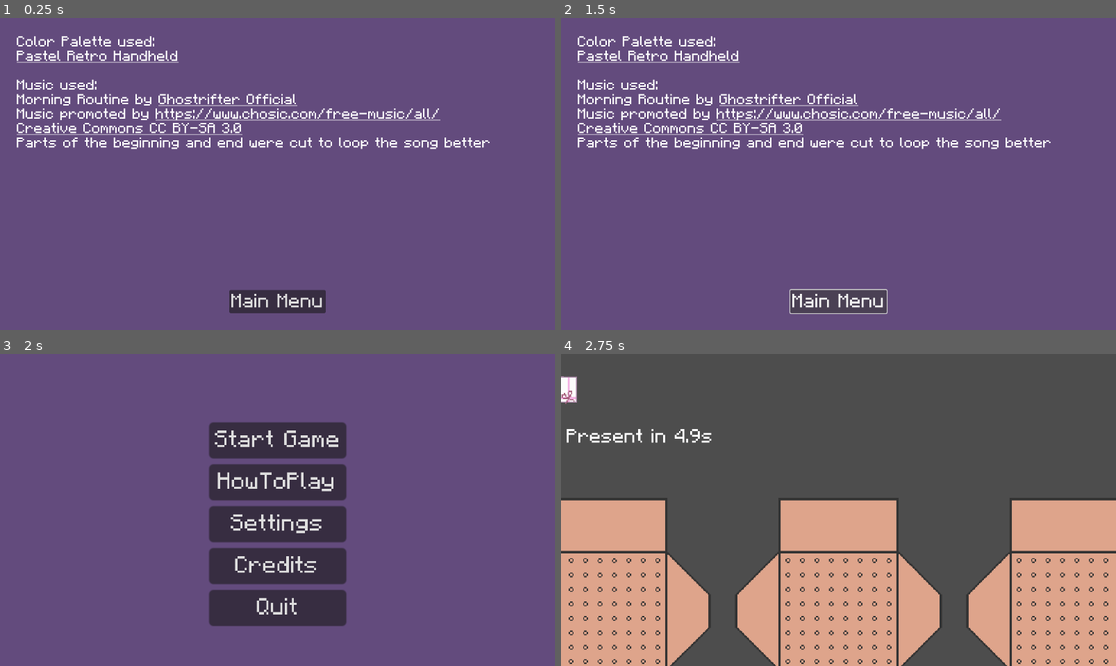
Above: before the commit, frames 1-4 (two rows, left to right).
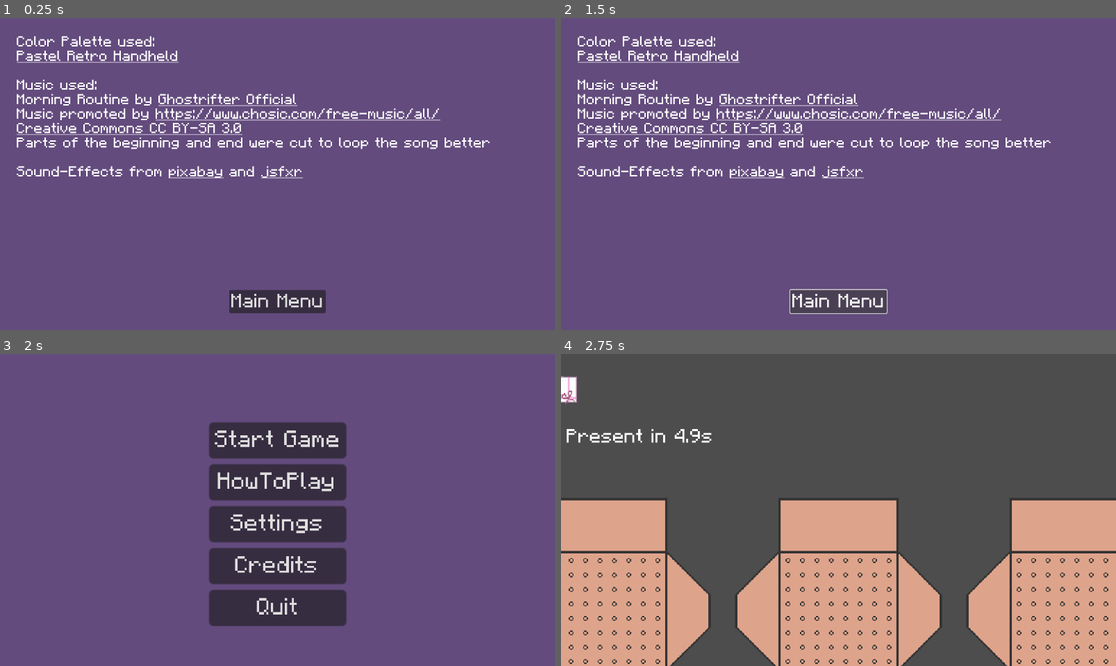
Above: after the commit, the same moments.

Repository: SuperDuperOrganisationsname/DevsThatJam9
Game: Godot game, scene res://scenes/menus/credits_menu.tscn
Same seed, same stepped clock (60 frames per second), same inputs: the game is played once before the commit and once after it. This scene is started directly instead of the project's main scene. Sound files missing from this copy of the repository are replaced by a short silence.
Inputs (mouse positions are in pixels of both pictures, inside the frame that each line leads up to):
- Up to frame 1 (0.25 s): no input
- Up to frame 2 (1.5 s): tap Enter at 0.5 s; move the mouse to (838, 158) at 0.52 s; press the mouse at (838, 158) at 0.53 s; release the mouse at (838, 158) at 1.25 s; click "Main Menu" at 1.25 s
- Up to frame 3 (2 s): no input
- Up to frame 4 (2.75 s): click "Start Game" at 2 s

The runs differ from the first frame. In frame 1, 0.7% of the frame differs, in the area x 3-55%, y 47-52%; in frame 2, 0.7%; in frame 3, nothing differs; in frame 4, nothing differs.

Commit message:
paper sound effect + credits + balancing

Diff:
--- a/scenes/main.tscn
+++ b/scenes/main.tscn
@@ -1,10 +1,11 @@
-[gd_scene load_steps=9 format=3 uid="uid://d4ep52oxx3stn"]
+[gd_scene load_steps=10 format=3 uid="uid://d4ep52oxx3stn"]
 
 [ext_resource type="Script" path="res://scripts/gameplay.gd" id="1_2ur0b"]
 [ext_resource type="PackedScene" uid="uid://csyvvlqifwl87" path="res://scenes/packing_grid.tscn" id="1_bkw12"]
 [ext_resource type="AudioStream" uid="uid://dwattfsgwgwrn" path="res://assets/sfx/ButtonPress.wav" id="2_dm3f6"]
 [ext_resource type="PackedScene" uid="uid://dadtonw6mrlp8" path="res://scenes/present_sfx_player.tscn" id="2_vh1fj"]
 [ext_resource type="Theme" uid="uid://8khgiwggp4ed" path="res://assets/basic_theme.tres" id="3_5xp6s"]
+[ext_resource type="AudioStream" uid="uid://u2o2e5b8hjl4" path="res://assets/sfx/PaperSlide.mp3" id="3_b1mlo"]
 [ext_resource type="PackedScene" uid="uid://cwphbbl83kjlq" path="res://scenes/shipping_box.tscn" id="5_cikjy"]
 [ext_resource type="PackedScene" uid="uid://cmifk04jd7edn" path="res://scenes/menus/pause_menu.tscn" id="6_nhbk8"]
 [ext_resource type="PackedScene" uid="uid://b6mewhejl0yka" path="res://scenes/menus/menu_button.tscn" id="7_a8slu"]
@@ -12,8 +13,11 @@
 [node name="Main" type="Node2D"]
 script = ExtResource("1_2ur0b")
 
-[node name="ButtonAudio" type="AudioStreamPlayer2D" parent="."]
+[node name="ButtonAudio" type="AudioStreamPlayer" parent="."]
 stream = ExtResource("2_dm3f6")
+
+[node name="PaperAudio" type="AudioStreamPlayer" parent="."]
+stream = ExtResource("3_b1mlo")
 
 [node name="GiftSFX" parent="." instance=ExtResource("2_vh1fj")]
 
--- a/scenes/menus/credits_menu.tscn
+++ b/scenes/menus/credits_menu.tscn
@@ -50,7 +50,9 @@
 Morning Routine by [url=https://soundcloud.com/ghostrifter-official]Ghostrifter Official[/url]
 Music promoted by [url]https://www.chosic.com/free-music/all/[/url]
 [url=https://creativecommons.org/licenses/by-sa/3.0/]Creative Commons CC BY-SA 3.0[/url]
-Parts of the beginning and end were cut to loop the song better"
+Parts of the beginning and end were cut to loop the song better
+
+Sound-Effects from [url=https://pixabay.com/sound-effects/paper-slide-89980/]pixabay[/url] and [url=https://pro.sfxr.me/]jsfxr[/url]"
 script = ExtResource("2_amum0")
 
 [node name="MenuButton" parent="MarginContainer/VSplitContainer" instance=ExtResource("1_wk540")]
--- a/scripts/gameplay.gd
+++ b/scripts/gameplay.gd
@@ -1,6 +1,6 @@
 extends Node2D
 
-@export var base_cd: float = 5.0
+@export var var_cd: float = 2.0
 
 const Options_Color: Array[int] = [0, 1, 2]
 const Options_Sizes: Array[Vector2i] = [Vector2i(2, 2), Vector2i(2, 1), Vector2i(1, 2)]
@@ -134,21 +134,21 @@
 		$ShippingBox1.play("ClosePackage")
 		score += $Packages/Package1/PackingGrid.reset_grid()
 
-		var cd = (1.0 - (score as float / 64.0)) * base_cd
+		var cd = (1.0 - (score as float / 64.0)) * var_cd + 3.0
 		$Timer/Button1CD.start(cd)
 		$Timer/DeleteGiftsTimer1.start(1.5)
 	elif i == 1:
 		$ShippingBox2.play("ClosePackage")
 		score += $Packages/Package2/PackingGrid.reset_grid()
 
-		var cd = (1.0 - (score as float / 64.0)) * base_cd
+		var cd = (1.0 - (score as float / 64.0)) * var_cd + 3.0
 		$Timer/Button2CD.start(cd)
 		$Timer/DeleteGiftsTimer2.start(1.5)
 	elif i == 2:
 		$ShippingBox3.play("ClosePackage")
 		score += $Packages/Package3/PackingGrid.reset_grid()
 
-		var cd = (1.0 - (score as float / 64.0)) * base_cd
+		var cd = (1.0 - (score as float / 64.0)) * var_cd + 3.0
 		$Timer/Button3CD.start(cd)
 		$Timer/DeleteGiftsTimer3.start(1.5)
 
@@ -198,10 +198,12 @@
 			child.queue_free()
 
 	var tween = get_tree().create_tween()
-	tween.tween_property($ShippingBox1, "position", Vector2(-192, 500), 0.5).set_ease(Tween.EASE_OUT)
-	tween.chain().tween_property($ShippingBox1, "position", Vector2(-192, 84), 0.5).set_ease(Tween.EASE_OUT)
+	tween.tween_property($ShippingBox1, "position", Vector2(-192, 500), 0.7).set_ease(Tween.EASE_OUT)
+	$PaperAudio.play()
+	tween.chain().tween_property($ShippingBox1, "position", Vector2(-192, 84), 0.7).set_ease(Tween.EASE_OUT)
 
 	await tween.finished
+	$PaperAudio.play()
 	$Packages/Package1.visible = true
 	$ShippingBox1.play("ClosePackage", -1.0)
 
@@ -212,10 +214,12 @@
 			child.queue_free()
 
 	var tween = get_tree().create_tween()
-	tween.tween_property($ShippingBox2, "position", Vector2(0, 500), 0.5).set_ease(Tween.EASE_OUT)
-	tween.chain().tween_property($ShippingBox2, "position", Vector2(0, 84), 0.5).set_ease(Tween.EASE_OUT)
+	tween.tween_property($ShippingBox2, "position", Vector2(0, 500), 0.7).set_ease(Tween.EASE_OUT)
+	$PaperAudio.play()
+	tween.chain().tween_property($ShippingBox2, "position", Vector2(0, 84), 0.7).set_ease(Tween.EASE_OUT)
 
 	await tween.finished
+	$PaperAudio.play()
 	$Packages/Package2.visible = true
 	$ShippingBox2.play("ClosePackage", -1.0)
 
@@ -227,9 +231,11 @@
 			child.queue_free()
 
 	var tween = get_tree().create_tween()
-	tween.tween_property($ShippingBox3, "position", Vector2(192, 500), 0.5).set_ease(Tween.EASE_OUT)
-	tween.chain().tween_property($ShippingBox3, "position", Vector2(192, 84), 0.5).set_ease(Tween.EASE_OUT)
+	tween.tween_property($ShippingBox3, "position", Vector2(192, 500), 0.7).set_ease(Tween.EASE_OUT)
+	$PaperAudio.play()
+	tween.chain().tween_property($ShippingBox3, "position", Vector2(192, 84), 0.7).set_ease(Tween.EASE_OUT)
 
 	await tween.finished
+	$PaperAudio.play()
 	$Packages/Package3.visible = true
 	$ShippingBox3.play("ClosePackage", -1.0)
Not shown, added: assets/sfx/PaperSlide.mp3.import
Not shown, added: assets/sfx/PaperSlide.mp3
